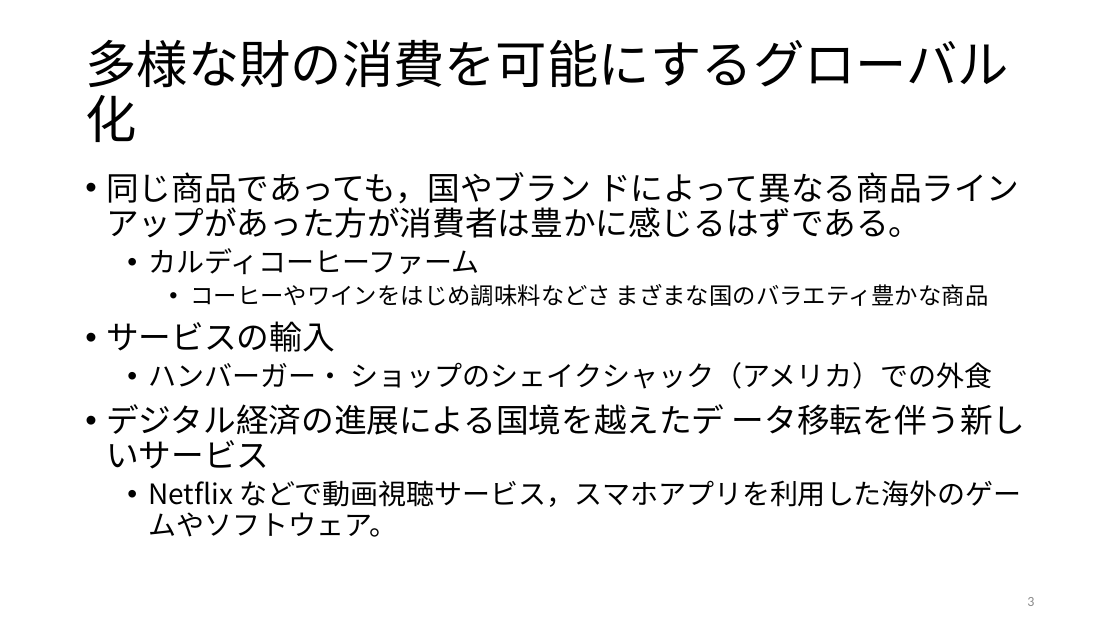
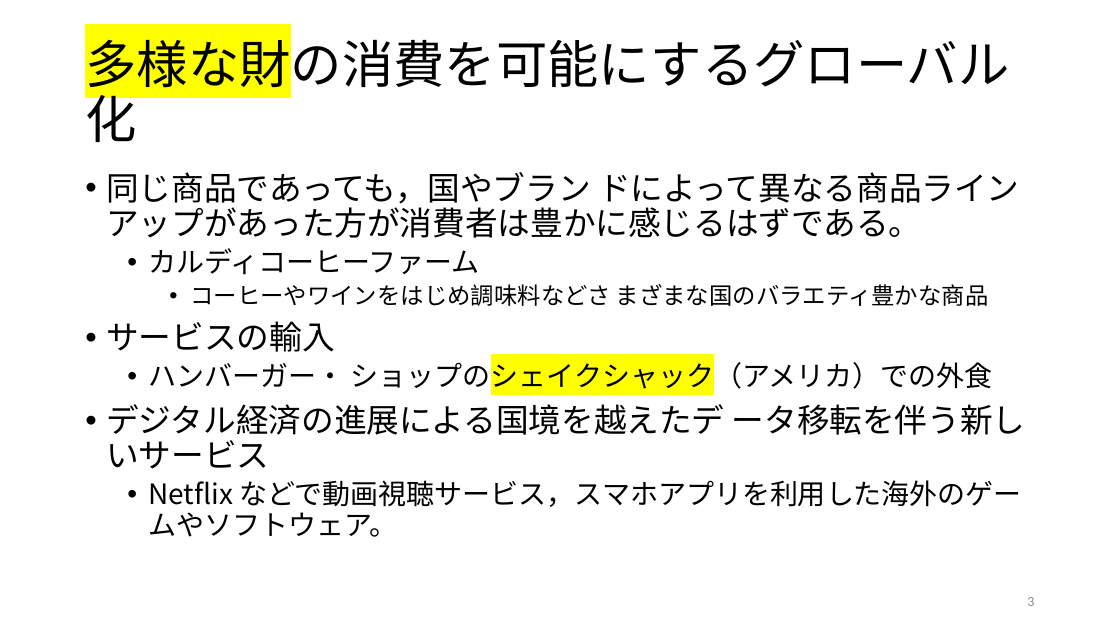
Before and after one commit to ayumu-tanaka/mof2026, a slide deck: slide 3 of slides/00.pptx. Drawn at 1120x630 pixels with LibreOffice and Linux fonts; fonts in the diff are those of the drawing. Boxes give left, top, right and bottom in pixels: in the first picture for what was removed or moved away, otherwise in the second. Text is boxed around its words. In the diff, an @@ line names an element or a change of style, - is before the commit and + after.

```diff
--- a/slides/00.pptx
+++ b/slides/00.pptx
@@ title "多様な財の消費を可能にするグローバル化" at bbox=[85, 31, 1009, 142]: highlight none to #FFFF00 in "多様な財の消費を可能にするグローバル化" @@
@@ text at bbox=[148, 358, 993, 394]: highlight none to #FFFF00 in "ショップのシェイクシャック（アメリカ）での外食" @@
```
Also in this commit, not shown: 6 other slides changed, 1 other file.
